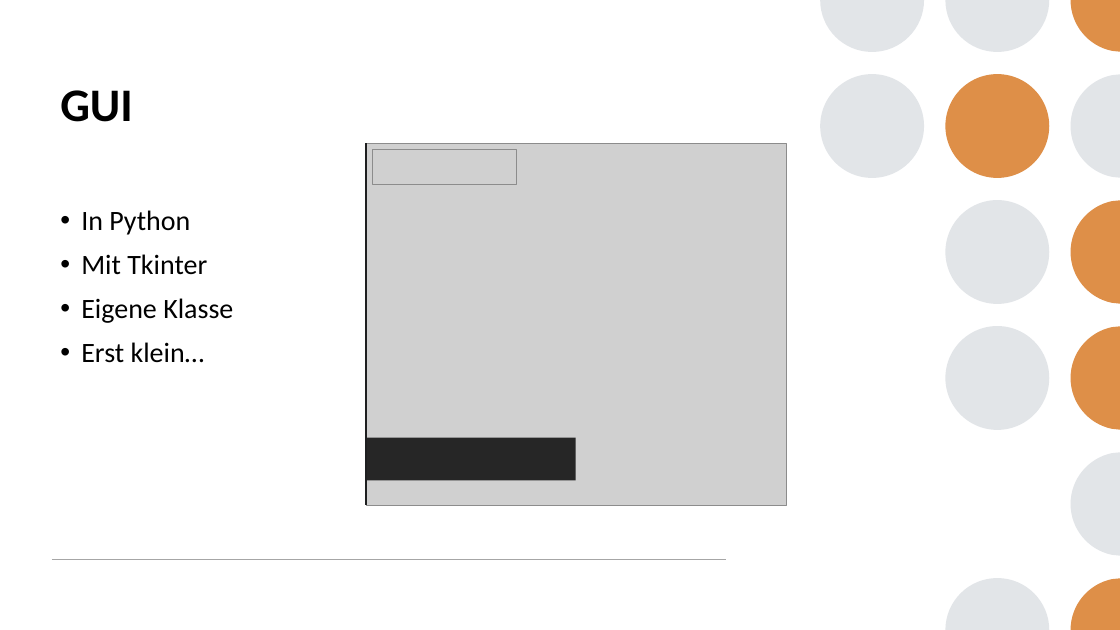
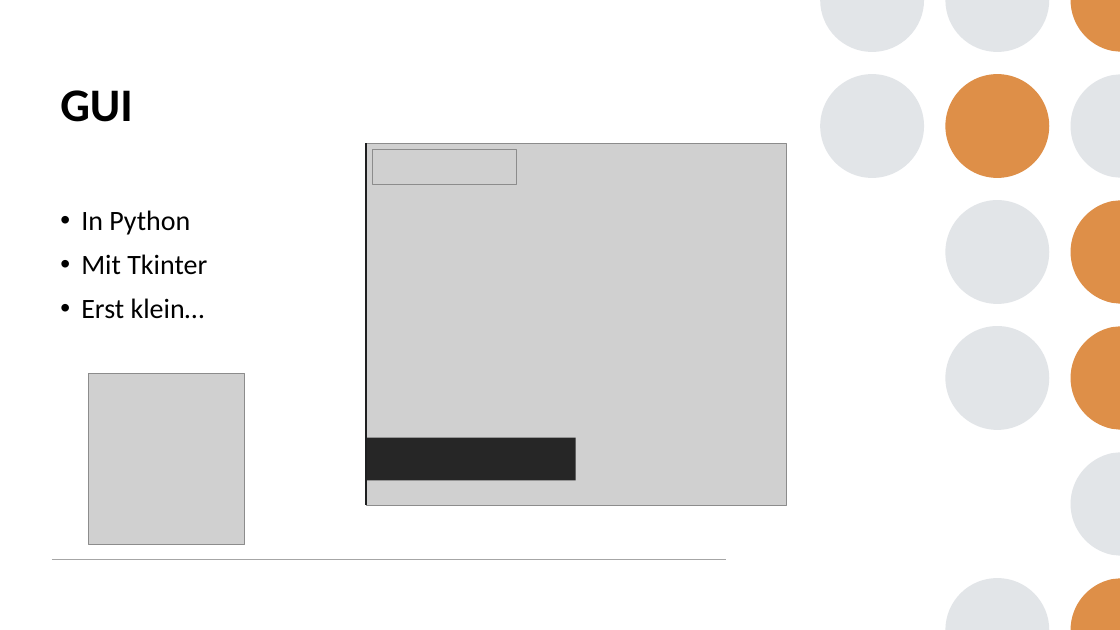
Before and after one commit to AllieW99/Feinstaubstation, a slide deck: slide 9 of Documentation/Abschlusspräsentation.pptx. Drawn at 1120x630 pixels with LibreOffice and Linux fonts; fonts in the diff are those of the drawing; grey boxes stand for pictures. Boxes give left, top, right and bottom in pixels: in the first picture for what was removed or moved away, otherwise in the second. Text is boxed around its words. In the diff, an @@ line names an element or a change of style, - is before the commit and + after.

```diff
--- a/Documentation/Abschlusspräsentation.pptx
+++ b/Documentation/Abschlusspräsentation.pptx
@@ text at <box>81,298,233,323</box>: paragraph removed @@
-• Eigene Klasse
@@ picture added at <box>88,373,245,544</box> @@
```
Also in this commit, not shown: 3 other slides changed, 2 slides added, 2 slides removed.
